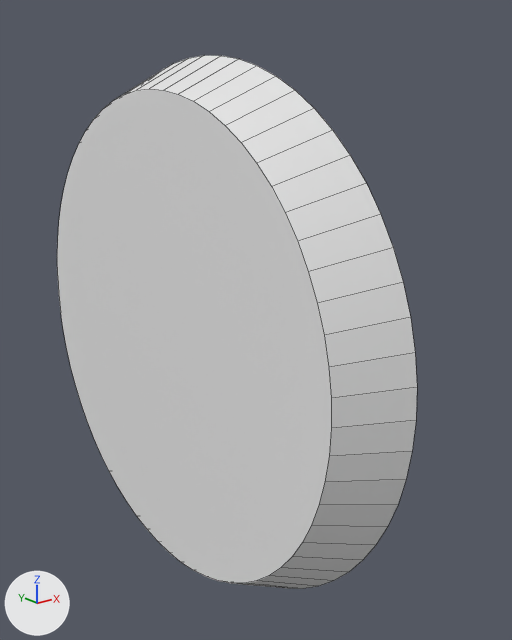
The FBX model trains/truck/wheel_flange_-x.fbx: old version first, new version second.
Before and after are seen from a camera (50 mm lens) standing at (-1.371, -0.978, 0.851) and looking at (-0.638, -0.062, 0.485). The axes (+X, +Y, +Z) are drawn at lower left. The lights are the same throughout. Mesh edges are drawn as thin lines. Where no turn or scale is listed for an object, it has been applied to the vertices. Vertices at the same position are counted once.

Objects in the first picture: 'wheel_tread_-x'.
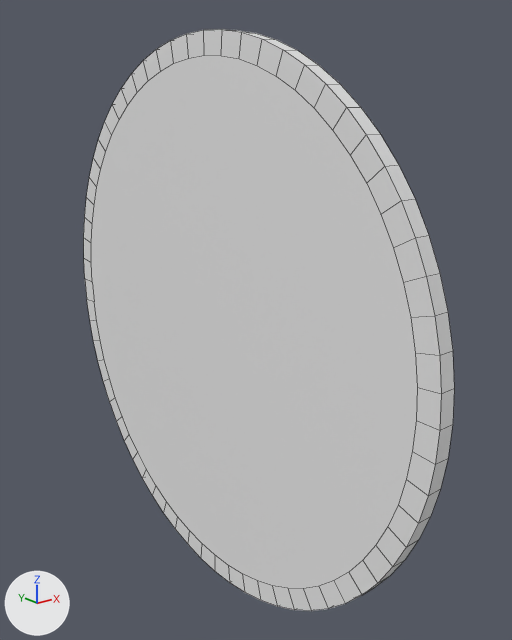
Changed parts and their boxes [x1, y1, x2, y2] in the pictures (512 x 640 px):
'wheel_tread_-x', reshaped (9% taller): before [57, 55, 417, 589]; after [84, 29, 454, 611]
part 1 of me_cone_010, built on: before [57, 89, 331, 583]; after [84, 29, 454, 594]

Diff of the bpy script that builds the scene:
```diff
--- a/trains/truck/wheel_flange_-x.fbx.py
+++ b/trains/truck/wheel_flange_-x.fbx.py
@@ me_cone_010 @@
 # used by ob_wheel_tread__x; location = (-0.692, 0.0, 0.457)
-me_cone_010.from_pydata(...)  # 192 vertices, 66 faces; spans x -0.102..0.0, y -0.457..0.457, z -0.457..0.457
+me_cone_010.from_pydata(...)  # 192 vertices, 130 faces; spans x 0.0..0.026, y -0.494..0.494, z -0.494..0.494
+# me_cone_010 part 1
+# 4 vertices are removed from x -0.102, y 0.399..0.406, z -0.04..0.079
+# 65 faces are deleted
+# 124 vertices move from x -0.102..0.0, y -0.457..0.457, z -0.457..0.457 to x 0.0..0.026, y -0.494..0.494, z -0.494..0.494
+# 4 vertices are added at (0.0, 0.494, 0.0), (0.0, 0.492, 0.048), (0.0, 0.485, 0.096), (0.0, 0.492, -0.048)
+# 129 new faces join them
```
